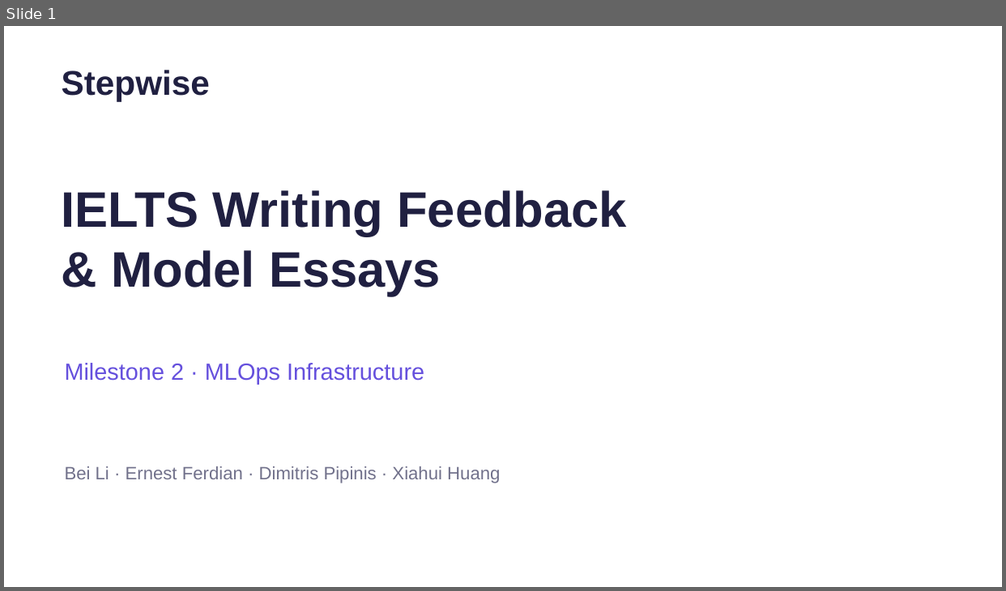
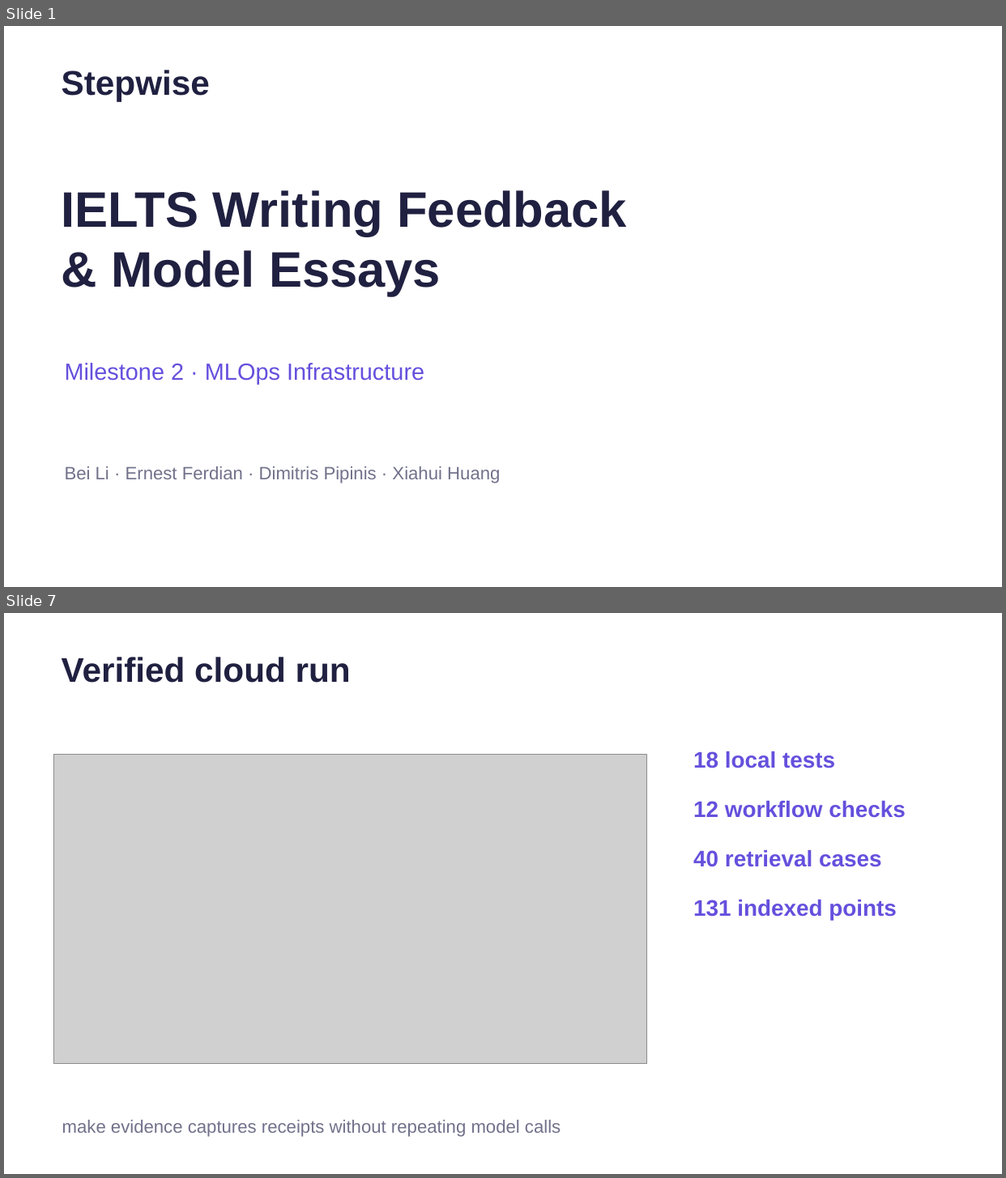
Before and after one commit to dwcqwcqw/stepwise, a slide deck: docs/slides/Stepwise_MS2_Presentation_Final.pptx. Shown one above the other, each under a label of ours: slide 1 before the commit, slides 1 and 7 after it; the slides between them are not shown. The pictures are 1006x591 and 1006x1178 pixels, drawn with LibreOffice and Linux fonts; fonts in the diff are those of the drawing; grey boxes stand for pictures. Boxes give left, top, right and bottom in pixels: in the first picture for what was removed or moved away, otherwise in the second. Text is boxed around its words. In the diff, an @@ line names an element or a change of style, - is before the commit and + after.

Commit message:
Record verified Gemini scoring, complete official RAG, live app evidence and MS2 report

```diff
--- a/docs/slides/Stepwise_MS2_Presentation_Final.pptx
+++ b/docs/slides/Stepwise_MS2_Presentation_Final.pptx
@@ slide 7 added at (4,613,1002,1174), background #FFFFFF @@
@@ text added at (62,657,351,683), 33 pt, text #202041, bold @@
+Verified cloud run
@@ picture added at (54,755,647,1063) @@
@@ text added at (693,752,905,921), 21.8 pt, text #6550DD, bold @@
+18 local tests
+12 workflow checks
+40 retrieval cases
+131 indexed points
@@ text added at (62,1120,560,1137), 17.2 pt, text #71718B @@
+make evidence captures receipts without repeating model calls
```
Also in this commit, not shown: 4 slides changed, 2 other slides added, 3 slides removed, 38 other files.
